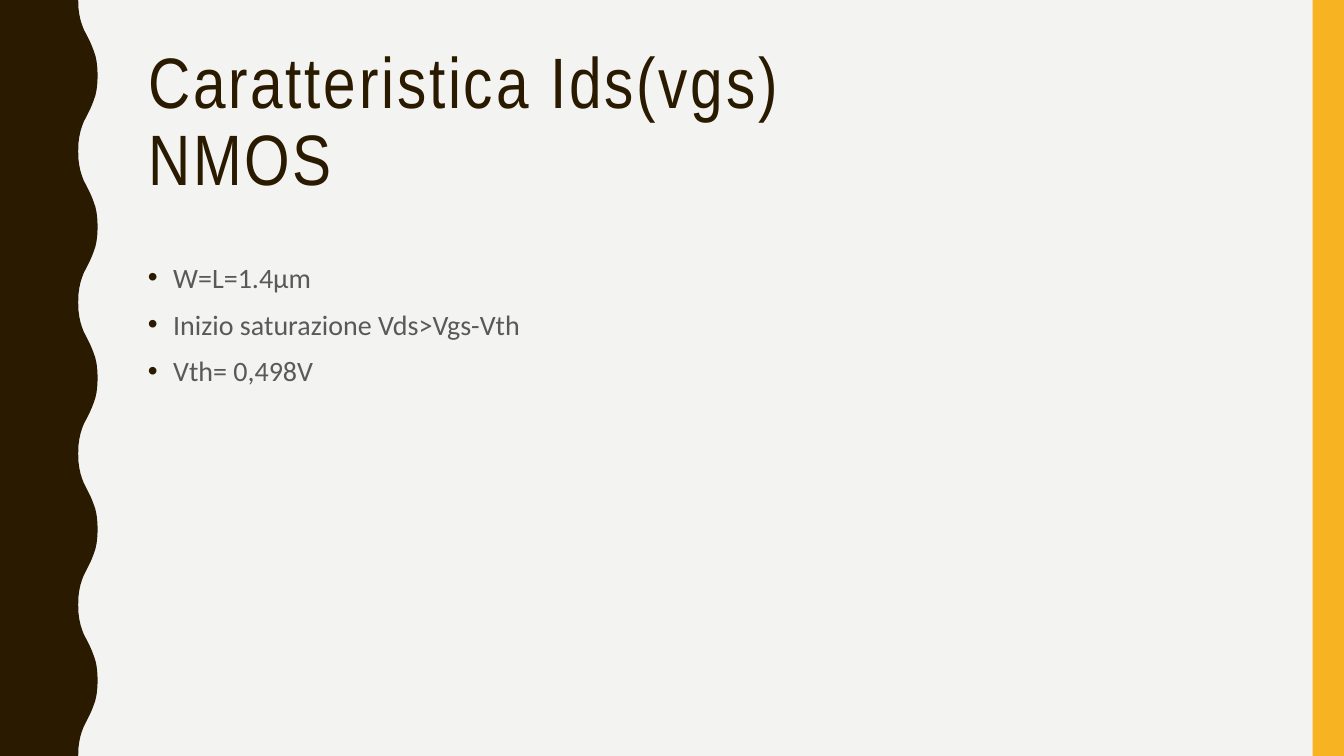
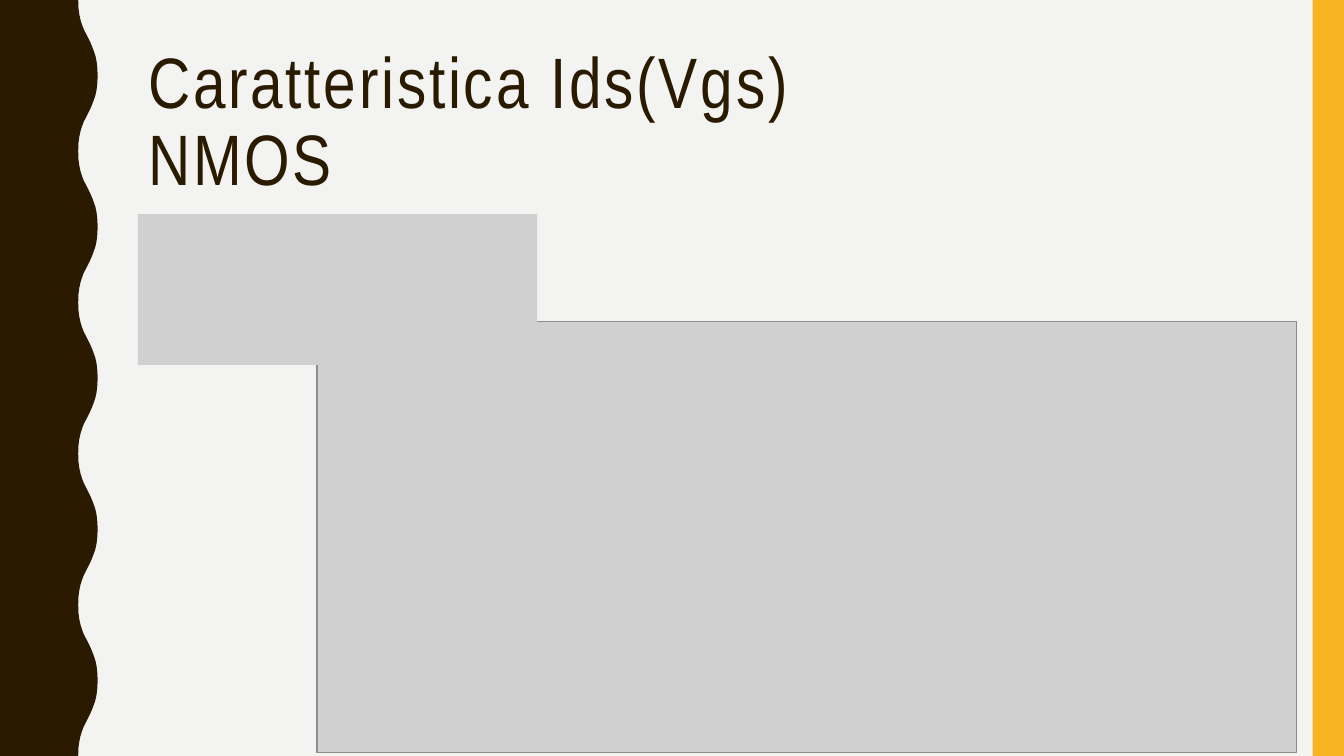
Before and after one commit to alessio-capello/MicroElectronics, a slide deck: slide 5 of MicroB/MicroBpresentazione.pptx (slide 6 before the commit). Drawn at 1344x756 pixels with LibreOffice and Linux fonts; fonts in the diff are those of the drawing; grey boxes stand for pictures. Boxes give left, top, right and bottom in pixels: in the first picture for what was removed or moved away, otherwise in the second. Text is boxed around its words. In the diff, an @@ line names an element or a change of style, - is before the commit and + after.

```diff
--- a/MicroB/MicroBpresentazione.pptx
+++ b/MicroB/MicroBpresentazione.pptx
@@ title at [148,56,787,186]: text changed @@
-Caratteristica Ids(vgs)
-NMOS
+Caratteristica Ids(Vgs)
+NMOS
@@ picture added at [138,214,537,365] @@
@@ text removed at [173,270,520,384] @@
-• W=L=1.4µm
-• Inizio saturazione Vds>Vgs-Vth
-• Vth= 0,498V
@@ picture added at [318,322,1298,752] @@
```
Also in this commit, not shown: 16 other slides changed, 8 slides added, 43 other files.
